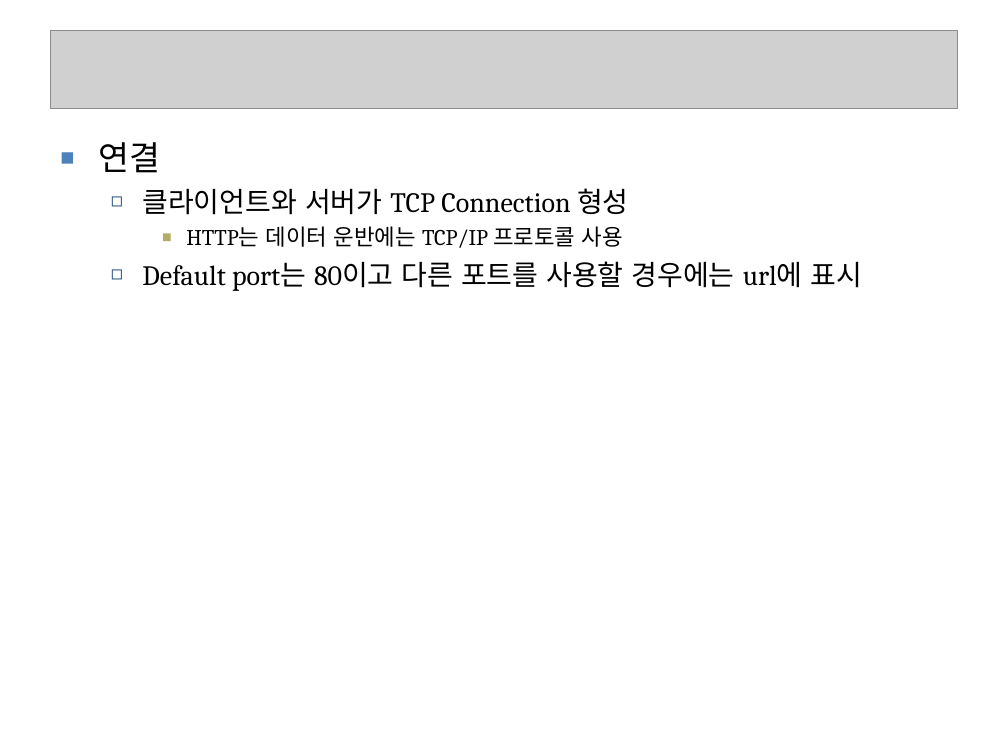
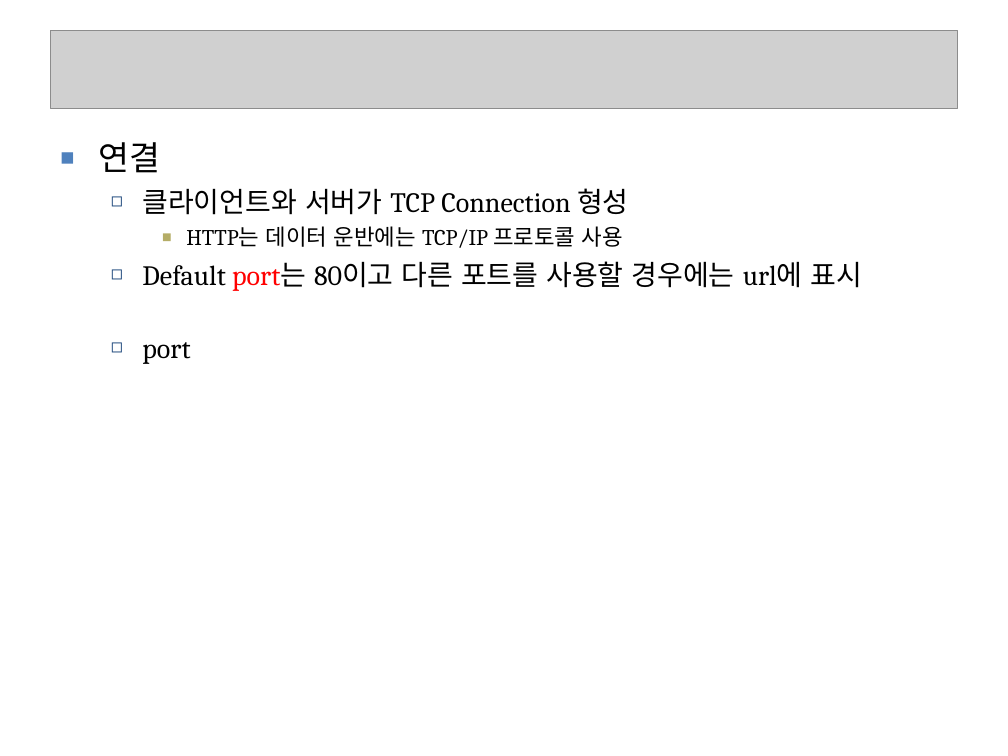
Before and after one commit to seleuchel/javaNetwork, a slide deck: slide 5 of ppt/503_chap06HTTP.ppt (slide 4 before the commit). Drawn at 1008x756 pixels with LibreOffice and Linux fonts; fonts in the diff are those of the drawing; grey boxes stand for pictures; background and template pictures are left out. Boxes give left, top, right and bottom in pixels: in the first picture for what was removed or moved away, otherwise in the second. Text is boxed around its words. In the diff, an @@ line names an element or a change of style, - is before the commit and + after.

```diff
--- a/ppt/503_chap06HTTP.ppt
+++ b/ppt/503_chap06HTTP.ppt
@@ text at [142,261,862,291]: text colour #000000 to #FF0000 in "port는" @@
@@ text at [142,342,190,364]: paragraph added @@
+  ◻ port
```
Also in this commit, not shown: 3 other slides changed, 3 slides added, 21 other files.
